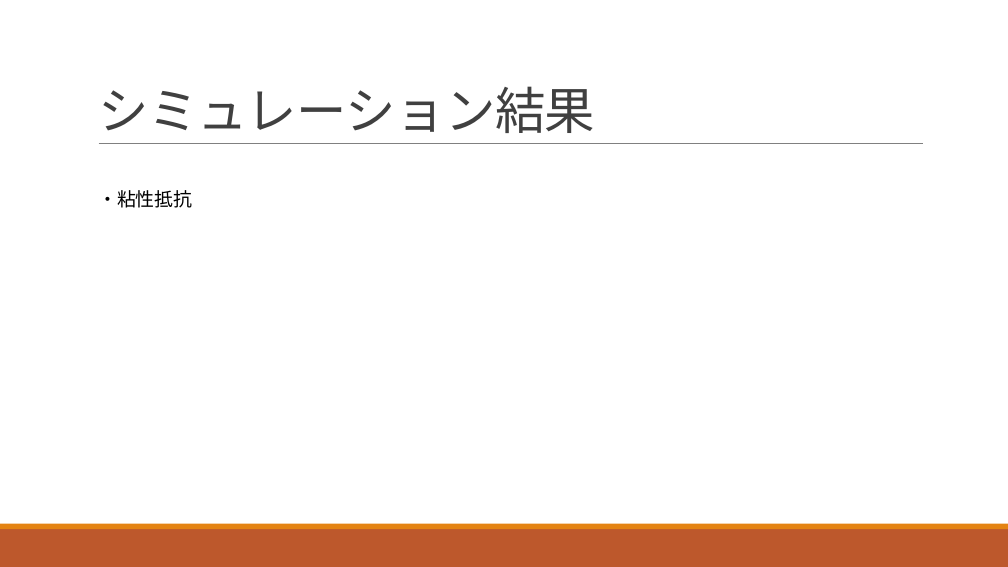
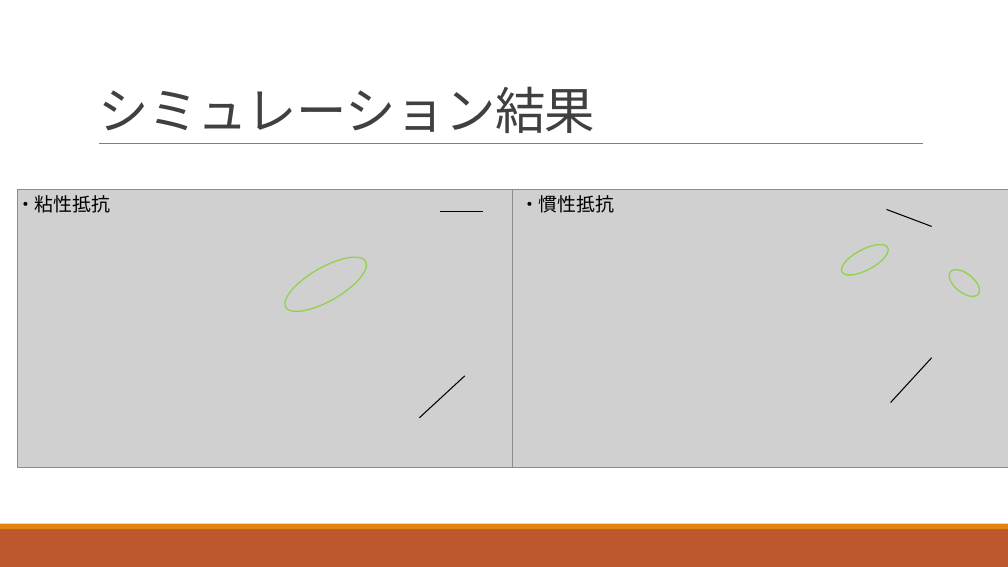
Before and after one commit to morishitamakoto0330/ShuttlecockSimulation, a slide deck: slide 7 of presentation/center_report.pptx. Drawn at 1008x567 pixels with LibreOffice and Linux fonts; fonts in the diff are those of the drawing; grey boxes stand for pictures. Boxes give left, top, right and bottom in pixels: in the first picture for what was removed or moved away, otherwise in the second. Text is boxed around its words. In the diff, an @@ line names an element or a change of style, - is before the commit and + after.

```diff
--- a/presentation/center_report.pptx
+++ b/presentation/center_report.pptx
@@ text "・粘性抵抗" rewrapped from box(98, 190, 192, 208) to box(16, 192, 110, 217) @@
@@ picture added at box(17, 189, 513, 468) @@
@@ picture added at box(347, 196, 443, 226) @@
@@ picture added at box(513, 189, 1008, 468) @@
@@ text added at box(520, 195, 614, 213), 18 pt, text #000000 @@
+・慣性抵抗
@@ picture added at box(805, 194, 886, 225) @@
@@ line added from (887, 209) to (932, 227), #000000 1 pt @@
@@ line added from (440, 212) to (483, 212), #000000 1 pt @@
@@ ellipse added at box(837, 238, 893, 281), outline #92D050 1.25 pt @@
@@ picture added at box(36, 245, 139, 268) @@
@@ ellipse added at box(278, 247, 374, 322), outline #92D050 1.25 pt @@
@@ picture added at box(532, 245, 687, 268) @@
@@ ellipse added at box(945, 265, 984, 302), outline #92D050 1.25 pt @@
@@ picture added at box(35, 272, 190, 297) @@
@@ picture added at box(527, 271, 741, 296) @@
@@ picture added at box(35, 337, 258, 367) @@
@@ picture added at box(528, 337, 724, 367) @@
@@ line added from (891, 402) to (932, 358), #000000 1 pt @@
@@ line added from (420, 418) to (465, 376), #000000 1 pt @@
@@ picture added at box(530, 364, 691, 394) @@
@@ picture added at box(374, 418, 465, 448) @@
@@ picture added at box(531, 392, 727, 423) @@
@@ picture added at box(835, 402, 947, 433) @@
```
Also in this commit, not shown: 6 other slides changed, 1 slide added.
